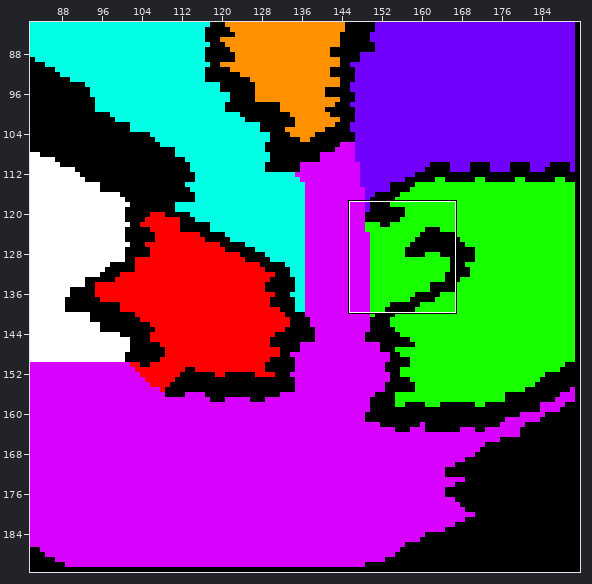
Tiled map: Project/Game/maps/walkable.tmx. Above, an overview of the earlier version with the close-up marked.
Close-up. Earlier state:
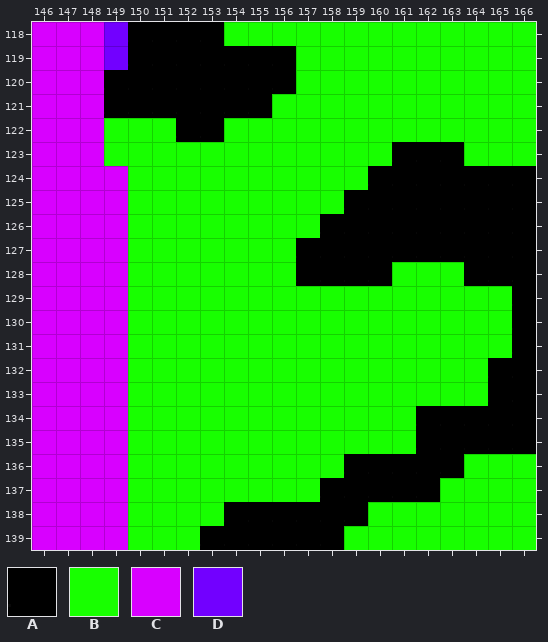
Cells are 16x16 px. Shown: x 146..166, y 118..139. The commit also changed other parts of the map, which this record leaves out.
Key: from "Walkable": A 1, B 2, C 6, D 9.
_ is an empty cell.
Layer "Walkable" before, first column x 146:
118 CCCDAAAABBBBBBBBBBBBB
119 CCCDAAAAAAABBBBBBBBBB
120 CCCAAAAAAAABBBBBBBBBB
121 CCCAAAAAAABBBBBBBBBBB
122 CCCBBBAABBBBBBBBBBBBB
123 CCCBBBBBBBBBBBBAAABBB
124 CCCCBBBBBBBBBBAAAAAAA
125 CCCCBBBBBBBBBAAAAAAAA
126 CCCCBBBBBBBBAAAAAAAAA
127 CCCCBBBBBBBAAAAAAAAAA
128 CCCCBBBBBBBAAAABBBAAA
129 CCCCBBBBBBBBBBBBBBBBA
130 CCCCBBBBBBBBBBBBBBBBA
131 CCCCBBBBBBBBBBBBBBBBA
132 CCCCBBBBBBBBBBBBBBBAA
133 CCCCBBBBBBBBBBBBBBBAA
134 CCCCBBBBBBBBBBBBAAAAA
135 CCCCBBBBBBBBBBBBAAAAA
136 CCCCBBBBBBBBBAAAAABBB
137 CCCCBBBBBBBBAAAAABBBB
138 CCCCBBBBAAAAAABBBBBBB
139 CCCCBBBAAAAAABBBBBBBB
The result:
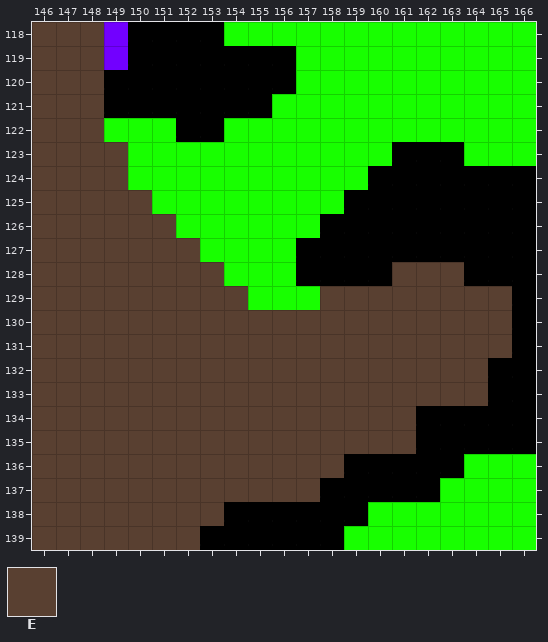
Further tiles: from "Walkable": E 11.
From old to new:
Layer "Walkable":
y 118..122: x 146..148 CCC -> EEE
y 123: x 146..149 CCCB -> EEEE
y 124: x 146..149 CCCC -> EEEE
y 125: x 146..150 CCCCB -> EEEEE
y 126: x 146..151 CCCCBB -> EEEEEE
y 127: x 146..152 CCCCBBB -> EEEEEEE
y 128: x 146..153 CCCCBBBB -> EEEEEEEE; x 161..163 BBB -> EEE
y 129: x 146..154 CCCCBBBBB -> EEEEEEEEE; x 158..165 BBBBBBBB -> EEEEEEEE
y 130..131: x 146..165 CCCCBBBBBBBBBBBBBBBB -> EEEEEEEEEEEEEEEEEEEE
y 132..133: x 146..164 CCCCBBBBBBBBBBBBBBB -> EEEEEEEEEEEEEEEEEEE
y 134..135: x 146..161 CCCCBBBBBBBBBBBB -> EEEEEEEEEEEEEEEE
y 136: x 146..158 CCCCBBBBBBBBB -> EEEEEEEEEEEEE
y 137: x 146..157 CCCCBBBBBBBB -> EEEEEEEEEEEE
y 138: x 146..153 CCCCBBBB -> EEEEEEEE
y 139: x 146..152 CCCCBBB -> EEEEEEE
